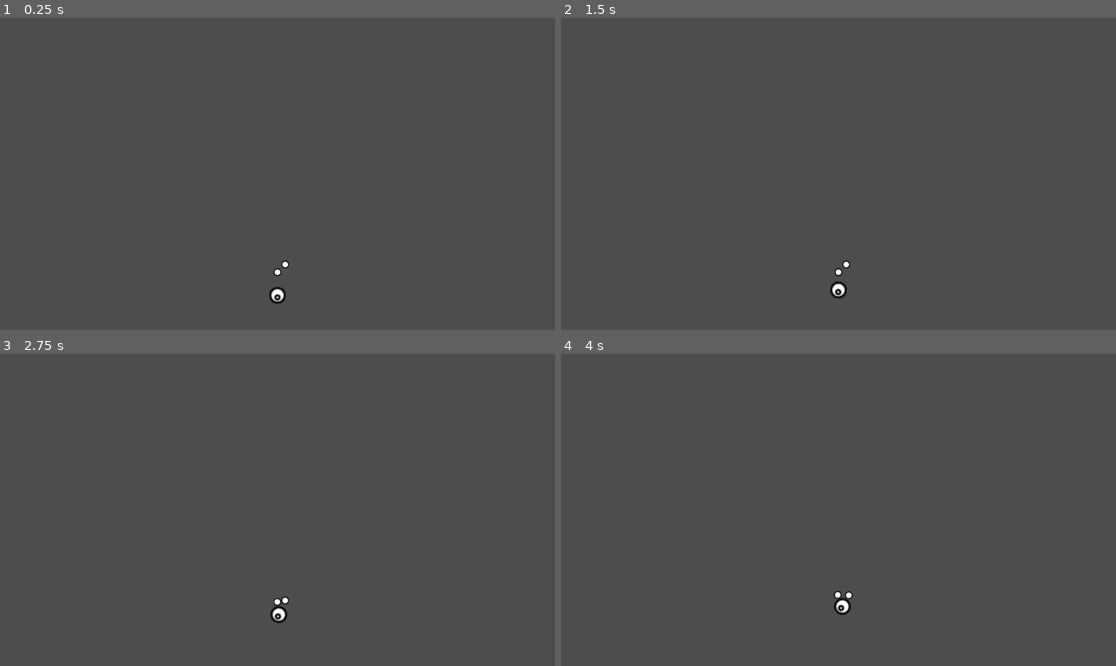
Above: before the commit, frames 1-4 (two rows, left to right).
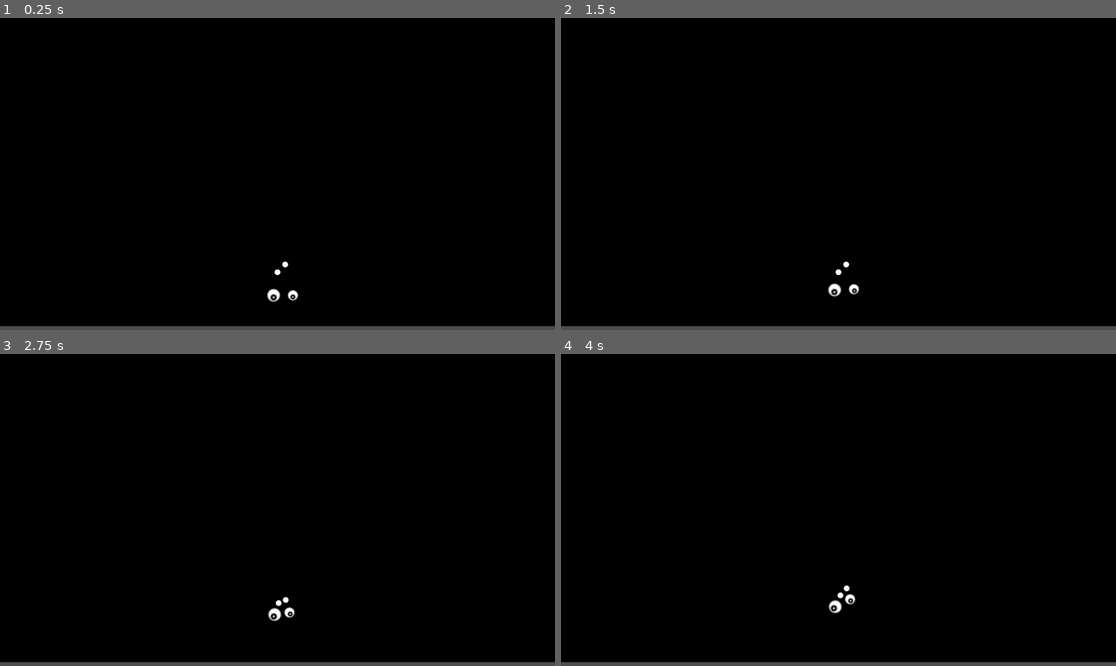
Above: after the commit, the same moments.

Repository: hevesg/bacteria
Game: Godot game, scene res://scenes/game/game.tscn
The game is run twice, just before and just after one commit, with the same random seed, the same clock (stepped at 60 frames per second) and the same inputs.
Inputs:
- Up to frame 1 (0.25 s): no input
- Up to frame 2 (1.5 s): tap Enter at 0.5 s
- Up to frame 3 (2.75 s): no input
- Up to frame 4 (4 s): no input

The runs differ from the first frame. In frame 1, 99% of the frame differs, in the area x 0-100%, y 0-99%; in frame 2, 99%; in frame 3, 99%; in frame 4, 99%.

Commit message:
Petri dish area initialization

Diff:
--- /dev/null
+++ b/assets/dish_area.svg
@@ -0,0 +1,3 @@
+<svg xmlns="http://www.w3.org/2000/svg" width="64" height="64">
+<rect width="64" height="64"/>
+</svg>
--- /dev/null
+++ b/scenes/dish_area/dish_area.gd
@@ -0,0 +1 @@
+class_name DishArea extends Area2D
--- /dev/null
+++ b/scenes/dish_area/dish_area.tscn
@@ -0,0 +1,16 @@
+[gd_scene load_steps=4 format=3 uid="uid://d2a723elob0w7"]
+
+[ext_resource type="Script" uid="uid://bg7gm38lveugh" path="res://scenes/dish_area/dish_area.gd" id="1_wwcgf"]
+[ext_resource type="Texture2D" uid="uid://de48ckrrfet2r" path="res://assets/dish_area.svg" id="1_xisi6"]
+
+[sub_resource type="RectangleShape2D" id="RectangleShape2D_gymmt"]
+size = Vector2(64, 64)
+
+[node name="DishArea" type="Area2D"]
+script = ExtResource("1_wwcgf")
+
+[node name="Sprite" type="Sprite2D" parent="."]
+texture = ExtResource("1_xisi6")
+
+[node name="Collision" type="CollisionShape2D" parent="."]
+shape = SubResource("RectangleShape2D_gymmt")
--- a/scenes/game/game.tscn
+++ b/scenes/game/game.tscn
@@ -11,8 +11,8 @@
 size = Vector2i(18, 10)
 
 [node name="Herbivore" parent="." instance=ExtResource("1_sul5r")]
-position = Vector2(576, 576)
-mass = 25.0
+position = Vector2(568, 576)
+mass = 10.0
 initial_energy = 10000
 
 [node name="Particle" parent="." instance=ExtResource("3_0sr1o")]
@@ -20,3 +20,8 @@
 
 [node name="Particle2" parent="." instance=ExtResource("3_0sr1o")]
 position = Vector2(576, 528)
+
+[node name="Herbivore2" parent="." instance=ExtResource("1_sul5r")]
+position = Vector2(608, 576)
+mass = 5.0
+initial_energy = 5000
--- a/scenes/petri_dish/petri_dish.gd
+++ b/scenes/petri_dish/petri_dish.gd
@@ -5,8 +5,11 @@
 @onready var easternWall: StaticBody2D = $EasternWall
 @onready var southernWall: StaticBody2D = $SouthernWall
 @onready var westernWall: StaticBody2D = $WesternWall
+@onready var areas: Node2D = $Areas
 
 const AREA_SIZE: int = 64
+const HALF_AREA_SIZE: int = AREA_SIZE / 2
+const AREA_SCENE: PackedScene = preload("res://scenes/dish_area/dish_area.tscn")
 
 @export var size: Vector2i = Vector2i(10, 10):
 	set(value):
@@ -16,6 +19,7 @@
 		)
 
 		_update_walls()
+		_update_areas()
 
 func _ready() -> void:
 	size = size
@@ -35,6 +39,18 @@
 	if wall:
 		wall.scale.x = scale_value
 		if move_on_horizontal_axis:
-			wall.position.x = size.x * position_value * AREA_SIZE / 2.0
+			wall.position.x = size.x * position_value * HALF_AREA_SIZE
 		else:
-			wall.position.y = size.y * position_value * AREA_SIZE / 2.0
+			wall.position.y = size.y * position_value * HALF_AREA_SIZE
+
+func _update_areas() -> void:
+	if areas:
+		areas.position.x = (-size.x + 1) * HALF_AREA_SIZE
+		areas.position.y = (-size.y + 1) * HALF_AREA_SIZE
+		for child in areas.get_children():
+			child.queue_free()
+		for x in range(size.x):
+			for y in range(size.y):
+				var area = AREA_SCENE.instantiate()
+				area.position = Vector2(x * AREA_SIZE, y * AREA_SIZE)
+				areas.add_child(area)
--- a/scenes/petri_dish/petri_dish.tscn
+++ b/scenes/petri_dish/petri_dish.tscn
@@ -1,7 +1,8 @@
-[gd_scene load_steps=3 format=3 uid="uid://bjs1drfks6vxg"]
+[gd_scene load_steps=4 format=3 uid="uid://bjs1drfks6vxg"]
 
 [ext_resource type="PackedScene" uid="uid://bnfx8su5yvqom" path="res://scenes/dish_wall/dish_wall.tscn" id="1_1un46"]
 [ext_resource type="Script" uid="uid://bhwwcb635vnjp" path="res://scenes/petri_dish/petri_dish.gd" id="1_f3vbx"]
+[ext_resource type="PackedScene" uid="uid://d2a723elob0w7" path="res://scenes/dish_area/dish_area.tscn" id="3_n2ik2"]
 
 [node name="PetriDish" type="Node2D"]
 script = ExtResource("1_f3vbx")
@@ -24,3 +25,8 @@
 position = Vector2(-320, 0)
 rotation = -1.5708
 scale = Vector2(10, 1)
+
+[node name="Areas" type="Node2D" parent="."]
+position = Vector2(-288, -288)
+
+[node name="DishArea" parent="Areas" instance=ExtResource("3_n2ik2")]
Not shown, added: assets/dish_area.svg.import
Not shown, added: scenes/dish_area/dish_area.gd.uid
